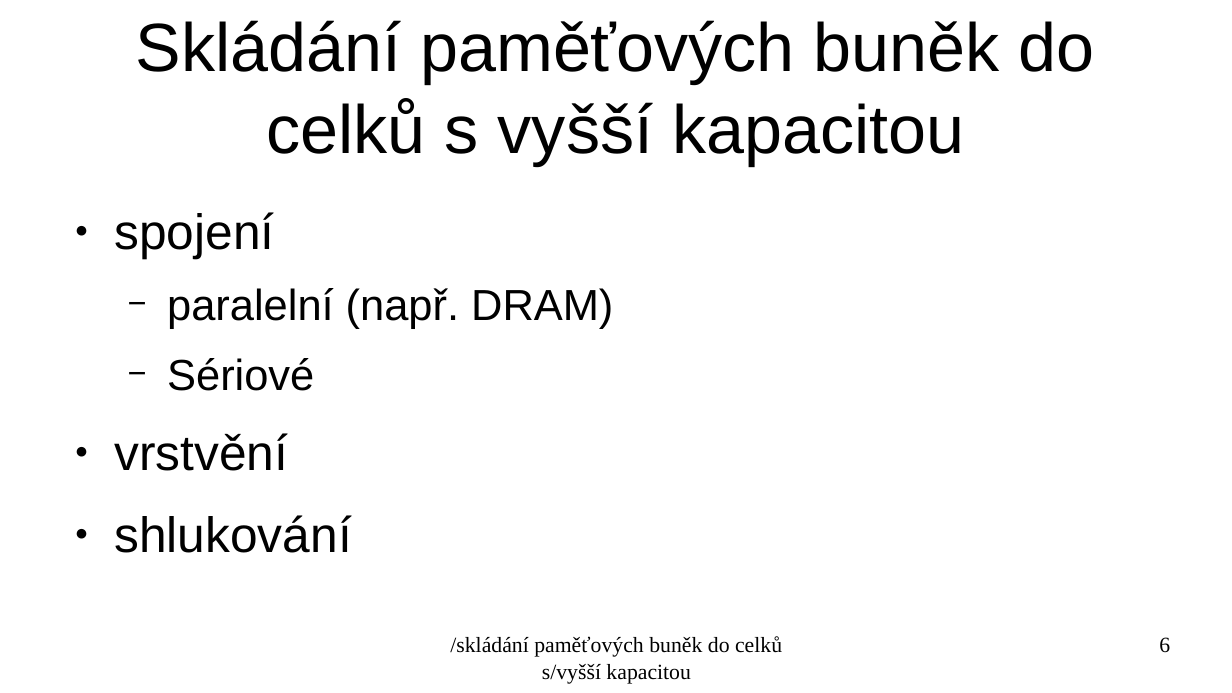
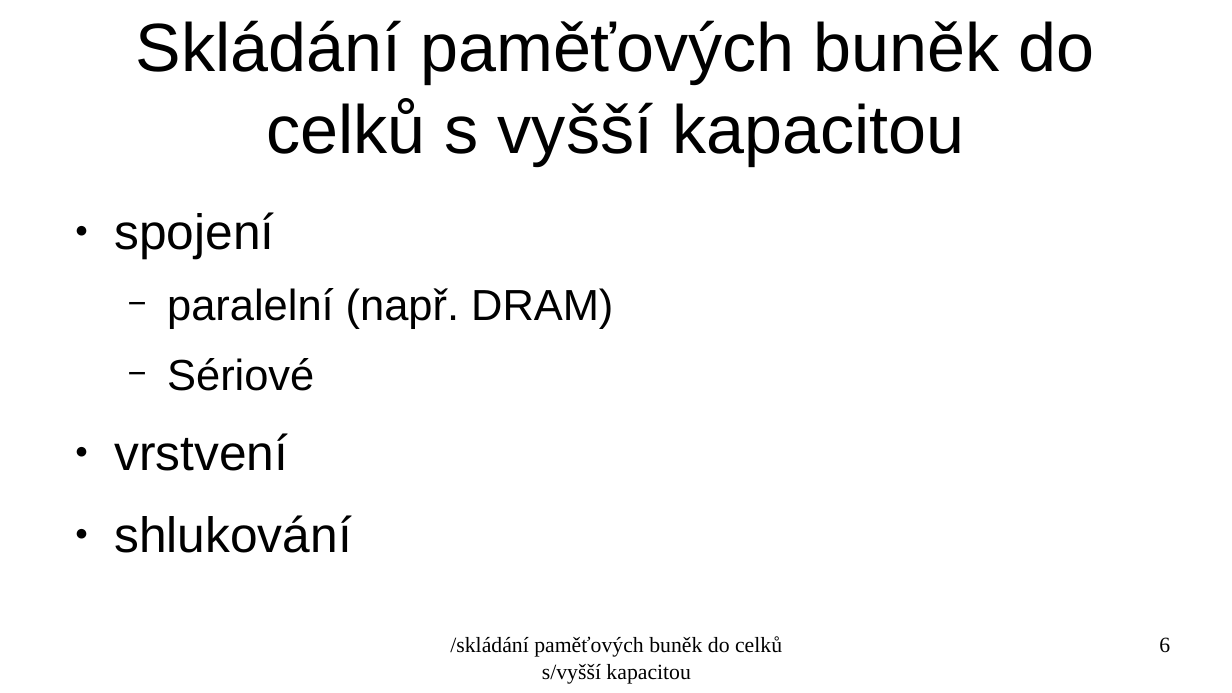
Before and after one commit to Honeymoon-with-Anxiety/Honeymoon, a slide deck: slide 6 of 24w45/TVP_7_11_24@1.odp. Drawn at 1232x693 pixels with LibreOffice and Linux fonts; fonts in the diff are those of the drawing. Boxes give left, top, right and bottom in pixels: in the first picture for what was removed or moved away, otherwise in the second. Text is boxed around its words. In the diff, an @@ line names an element or a change of style, - is before the commit and + after.

Commit message:
TVP_7_11_24

```diff
--- a/24w45/TVP_7_11_24@1.odp
+++ b/24w45/TVP_7_11_24@1.odp
@@ text at (114,433,288,471): text changed @@
-● vrstvění
+● vrstvení
```
